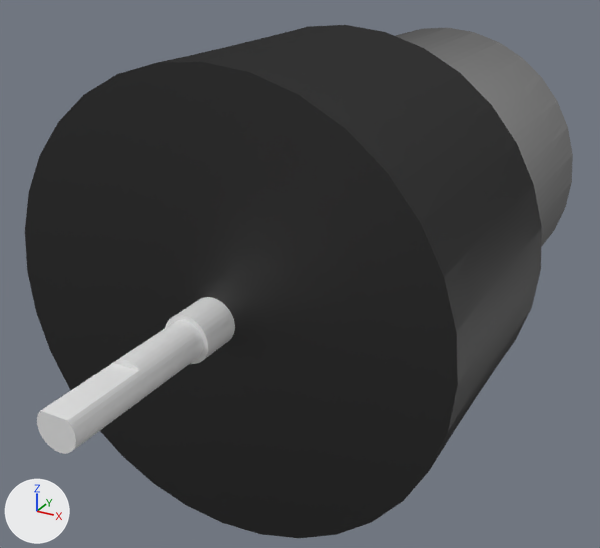
An edit to the Blender file Blender/moteur.blend, drawn before and after from the same camera.
The view is the same before and after, from a camera (50 mm lens) standing at (0.945, -2.71, 0.82) and looking at (-0.029, -0.94, -0.065). Arrows for +X, +Y and +Z are at lower left; the lights stay in place.

In view in the first picture: 'Axe', 'Moteur'.
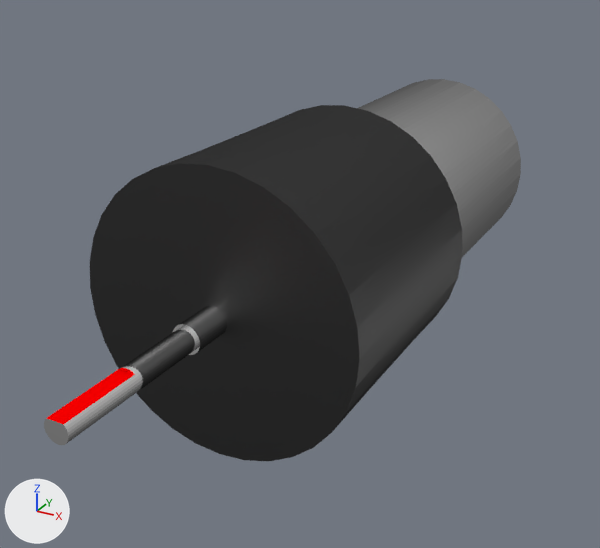
Location of each change, (x1, y1, x2, y2) in pixels of the pictures (600 x 548 px):
'Moteur', mesh rescaled (21% narrower, 25% shorter): before (25, 25, 573, 538); after (90, 79, 521, 461)
'Axe', deleted: before (37, 297, 235, 454)
'Moteur Axe', added: after (44, 306, 227, 445)
    faces in mat_steel: (44, 306, 227, 445)
    faces in mat_marker (red #ff0000): (47, 369, 135, 424)

Edits to the bpy script that builds the scene:
```text
Add mat_marker:
    mat_marker = diffuse_material('MARKER')
    mat_marker.base_color = (1.0, 0.0, 0.0)  # red #ff0000
Change me_moteur:
    where me_moteur.from_pydata(...)  # 1288 vertices, 1140 faces; spans x -0.553..0.553, y -1.382..0.078, z -0.553..0.553
    used by ob_moteur; location = (0.0, 0.0, 0.0)
    me_moteur part 1: the whole mesh is scaled about its middle by (0.633, 1, 0.633)
Add me_axe_1:
    me_axe_1.from_pydata(...)  # 185 vertices, 123 faces; spans x -0.035..0.035, y -0.477..0.022, z -0.035..0.035
    # faces by material slot: [122, 1]
    me_axe_1.materials.append(mat_steel)
    me_axe_1.materials.append(mat_marker)  # red #ff0000
Remove ob_axe:
    ob_axe = bpy.data.objects.new('Axe', me_axe)
    ob_axe.parent = ob_moteur
    ob_axe.location = (0.0, -1.549, -0.00155)
    ob_axe.scale = (0.251, 0.251, 0.251)
Add ob_moteur_axe:
    ob_moteur_axe = bpy.data.objects.new('Moteur Axe', me_axe_1)
    ob_moteur_axe.location = (0.0, -1.382, 0.0)
```
